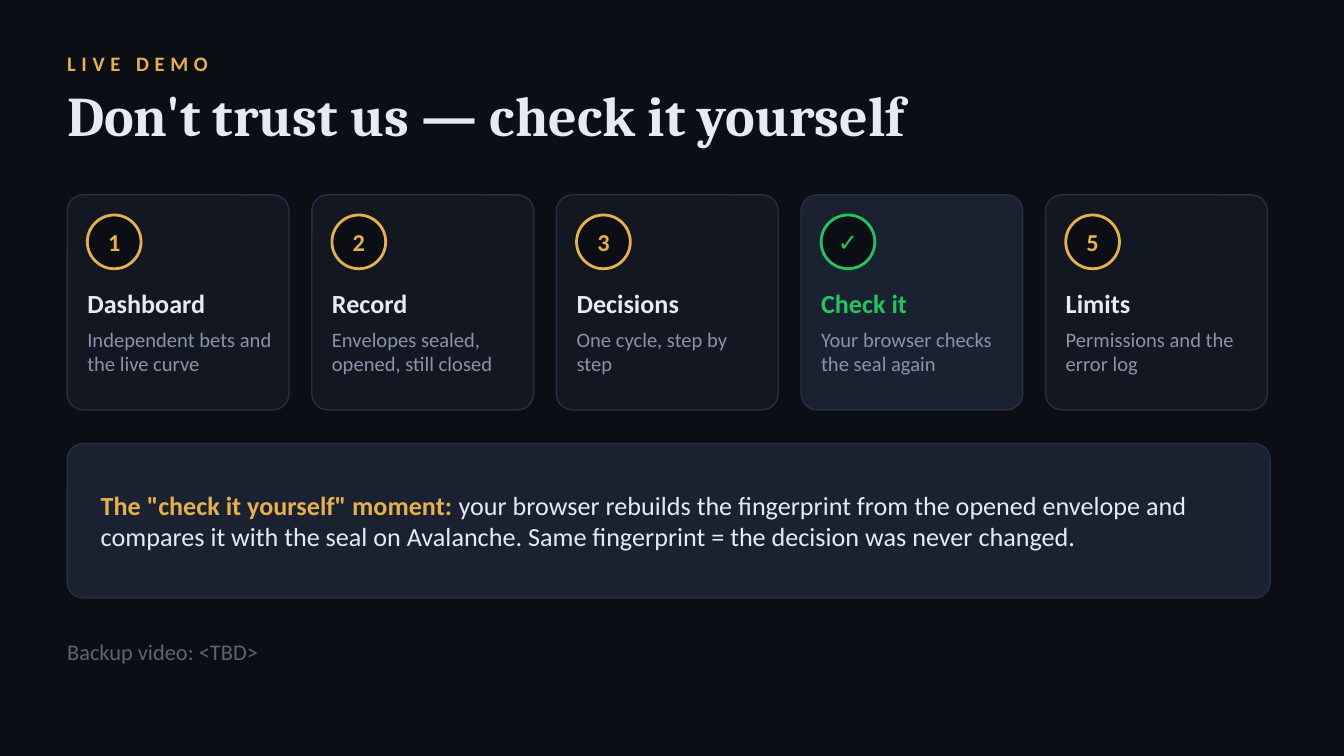
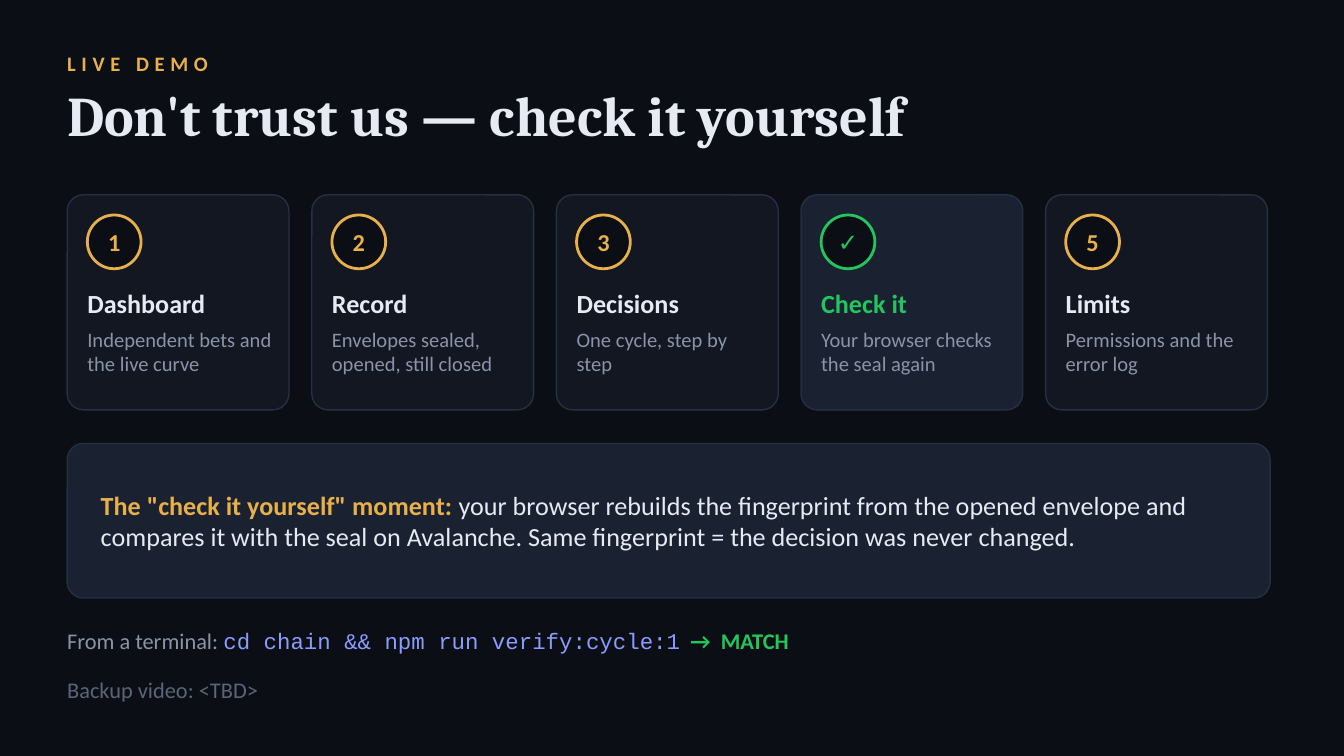
Before and after one commit to WalAngeL06/grail-agent, a slide deck: slide 9 of docs/pitch/GRAIL-pitch.pptx. Drawn at 1344x756 pixels with LibreOffice and Linux fonts; fonts in the diff are those of the drawing. Boxes give left, top, right and bottom in pixels: in the first picture for what was removed or moved away, otherwise in the second. Text is boxed around its words. In the diff, an @@ line names an element or a change of style, - is before the commit and + after.

```diff
--- a/docs/pitch/GRAIL-pitch.pptx
+++ b/docs/pitch/GRAIL-pitch.pptx
@@ text added at (x1=67, y1=633, x2=789, y2=654), 12 pt, text #8B9CFF @@
+From a terminal: cd chain && npm run verify:cycle:1 → MATCH
@@ text "Backup video: <TBD>" moved from (x1=67, y1=644, x2=258, y2=664) to (x1=67, y1=682, x2=258, y2=702) @@
```
Also in this commit, not shown: 7 other slides changed, 5 other files.
